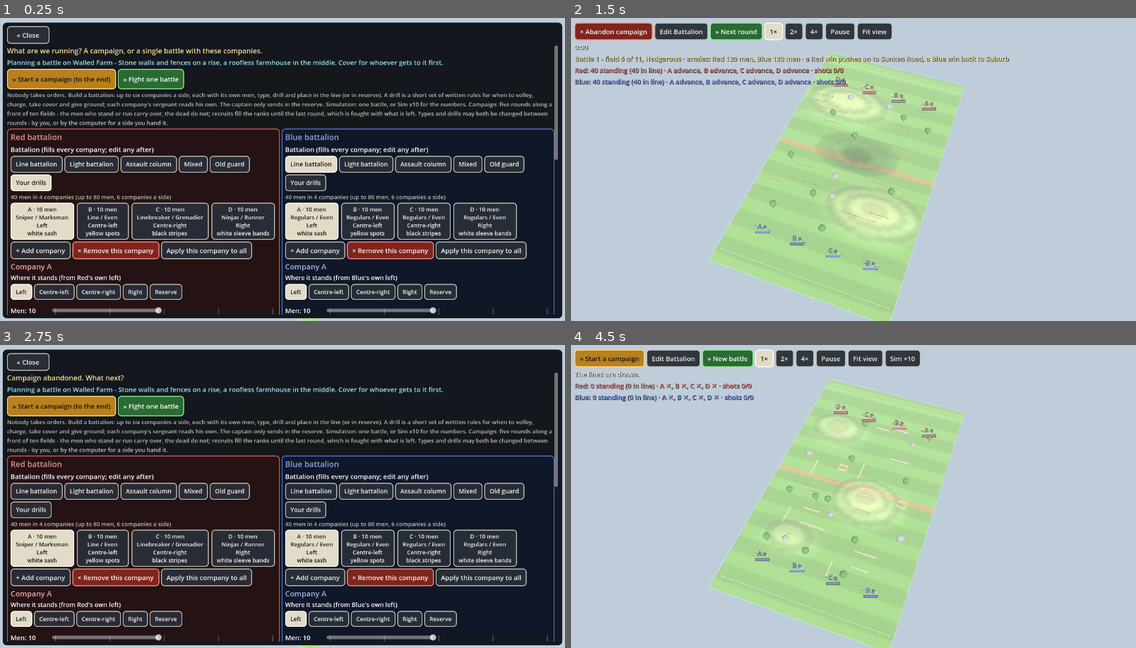
Above: before the commit, frames 1-4 (two rows, left to right).
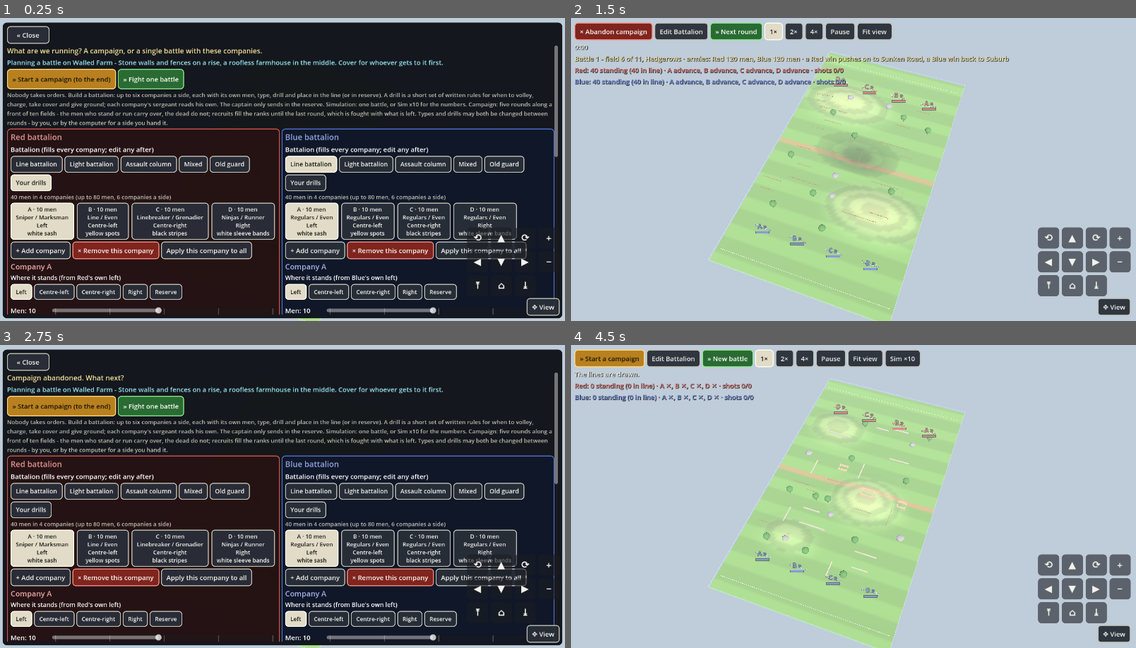
Above: after the commit, the same moments.

Repository: nathandunn/drillbook-bots
Game: Godot game, scene res://scenes/Main.tscn
Same seed, same stepped clock (60 frames per second), same inputs: the game is played once before the commit and once after it.
Inputs (mouse positions are in pixels of both pictures, inside the frame that each line leads up to):
- Up to frame 1 (0.25 s): no input
- Up to frame 2 (1.5 s): click (1119, 239) at 0.5 s, where only the run after the commit has a clickable "+"; click "» Start a campaign (to the en…" at 1.25 s
- Up to frame 3 (2.75 s): click "× Abandon campaign" at 2 s
- Up to frame 4 (4.5 s): click "» Start a campaign (to the en…" at 2.75 s; click "× Abandon campaign" at 3.5 s; click "» Fight one battle" at 4.25 s

The runs differ from the first frame. In frame 1, 0.6% of the frame differs, in the area x 82-100%, y 45-99%; in frame 2, 3.2%, in the area x 82-100%, y 68-99%; in frame 3, 0.6%; in frame 4, 3.2%.
Error before the commit: Out of bounds get index '1' (on base: 'Array') (res://scripts/main.gd:687)
Error after the commit: Out of bounds get index '1' (on base: 'Array') (res://scripts/main.gd:694)

Commit message:
Campaign option: 20-man companies (80 a side); camera pad (turn, tilt, zoom, pan, fit), mouse right/middle/shift-drag pan, two-finger pan
Co-Authored-By: Claude Opus 5.5 <noreply@anthropic.com>
Claude-Session: https://claude.ai/code/session_0151CJsskN2V3a8mXPF74qvd

Diff:
--- a/scripts/camera_rig.gd
+++ b/scripts/camera_rig.gd
@@ -1,6 +1,7 @@
 class_name CameraRig
 extends Node3D
-## Orbit camera. Drag (mouse or one finger) to turn and tilt, wheel or pinch to zoom.
+## Orbit camera. Drag (left mouse or one finger) to turn and tilt; right- or middle-drag, or
+## shift-drag, or two fingers to pan; wheel or pinch to zoom. The HUD's pad does the same.
 ## Until the viewer zooms by hand the rig keeps the *whole field* in frame at whatever angle
 ## they choose - the distance is solved each frame from the field's corners - so the first
 ## thing anyone does is pick their vantage, not hunt for the edges. "Fit" puts that back.
@@ -18,6 +19,7 @@
 var fit_all := true
 var _cam: Camera3D
 var _dragging := false
+var _panning := false
 var _touches := {}
 var _pinch_d := 0.0
 var _focus := Vector3(0, 0, 0)
@@ -43,6 +45,32 @@
 
 func refit() -> void:
 	fit_all = true
+	_focus = Vector3.ZERO
+
+
+## Turn about the focus (radians); tilt up or down.
+func rotate_view(d_yaw: float, d_pitch: float = 0.0) -> void:
+	yaw += d_yaw
+	pitch += d_pitch
+
+
+## Zoom: below 1 closer, above 1 further. Taking the zoom by hand ends whole-field fitting.
+func zoom_view(factor: float) -> void:
+	if fit_all:
+		fit_all = false
+	dist *= factor
+
+
+## Pan across the ground, in screen terms: +x right, +y away from the viewer. Metres scale
+## with the distance, so a pan feels the same close in or far out.
+func pan_view(screen: Vector2) -> void:
+	fit_all = false
+	var right := Vector3(cos(yaw), 0, -sin(yaw))
+	var away := Vector3(-sin(yaw), 0, -cos(yaw))
+	var k := dist * 0.0016
+	_focus += (right * screen.x + away * screen.y) * k
+	_focus.x = clampf(_focus.x, -Field.HALF_X - 10.0, Field.HALF_X + 10.0)
+	_focus.z = clampf(_focus.z, -Field.HALF_Z - 10.0, Field.HALF_Z + 10.0)
 
 
 func _basis() -> Basis:
@@ -100,8 +128,15 @@
 
 func _unhandled_input(event: InputEvent) -> void:
 	if event is InputEventMouseButton:
-		if event.button_index == MOUSE_BUTTON_LEFT or event.button_index == MOUSE_BUTTON_RIGHT:
+		if event.button_index == MOUSE_BUTTON_RIGHT or event.button_index == MOUSE_BUTTON_MIDDLE \
+				or (event.button_index == MOUSE_BUTTON_LEFT and event.pressed and event.shift_pressed):
+			_panning = event.pressed
+			_dragging = false
+			Input.set_default_cursor_shape(Input.CURSOR_DRAG if _panning else Input.CURSOR_MOVE)
+		elif event.button_index == MOUSE_BUTTON_LEFT:
 			_dragging = event.pressed
+			if not event.pressed:
+				_panning = false
 			# the field is grabbed and turned: a grab hand while dragging, the move cross otherwise
 			Input.set_default_cursor_shape(Input.CURSOR_DRAG if _dragging else Input.CURSOR_MOVE)
 		elif event.button_index == MOUSE_BUTTON_WHEEL_UP and event.pressed:
@@ -110,6 +145,8 @@
 		elif event.button_index == MOUSE_BUTTON_WHEEL_DOWN and event.pressed:
 			dist *= 1.1
 			fit_all = false
+	elif event is InputEventMouseMotion and _panning:
+		pan_view(Vector2(-event.relative.x, event.relative.y))
 	elif event is InputEventMouseMotion and _dragging:
 		yaw -= event.relative.x * 0.006
 		pitch += event.relative.y * 0.006
@@ -133,3 +170,5 @@
 				dist *= _pinch_d / maxf(d, 1.0)
 				fit_all = false
 			_pinch_d = d
+			# two fingers moving together pan (each drag event moves one finger: half the motion)
+			pan_view(Vector2(-event.relative.x, event.relative.y) * 0.5)
--- a/scripts/hud.gd
+++ b/scripts/hud.gd
@@ -64,6 +64,9 @@
 var _batch_btn: Button
 var _head_campaign_btn: Button
 var _field_chips := {}
+var campaign_men := 10        # men a company in the next campaign (10 or 20)
+var _men_chips := {}
+var cam: CameraRig = null
 var _field_help: Label = null
 
 
@@ -402,6 +405,25 @@
 	fnote.add_theme_font_size_override("font_size", 13)
 	fnote.add_theme_color_override("font_color", Color(0.75, 0.75, 0.7))
 	box.add_child(fnote)
+	var srow := HFlowContainer.new()
+	box.add_child(srow)
+	var sl := Label.new()
+	sl.text = "Companies in the campaign: "
+	sl.add_theme_font_size_override("font_size", 14)
+	srow.add_child(sl)
+	for men in [10, 20]:
+		var b := Button.new()
+		b.text = "%d men (%d a side)" % [men, men * 4]
+		b.toggle_mode = true
+		b.button_pressed = campaign_men == men
+		b.custom_minimum_size = Vector2(0, 36)
+		b.add_theme_font_size_override("font_size", 13)
+		b.pressed.connect(func():
+			campaign_men = men
+			for k in _men_chips:
+				_men_chips[k].button_pressed = k == men)
+		srow.add_child(b)
+		_men_chips[men] = b
 	var foot := HFlowContainer.new()
 	box.add_child(foot)
 	var fight := _button("» Fight with these companies")
@@ -944,6 +966,7 @@
 
 
 func _process(delta: float) -> void:
+	_pad_tick(delta)
 	if _dbg_label != null:
 		_update_debug(delta)
 	_tick -= delta
@@ -1456,3 +1479,86 @@
 	l.autowrap_mode = TextServer.AUTOWRAP_WORD_SMART
 	l.size_flags_horizontal = Control.SIZE_EXPAND_FILL
 	g.add_child(l)
+
+
+# ---------------------------------------------------------------- the camera pad
+
+## Hold a button to keep turning, panning or zooming; ⌂ fits the whole field again.
+var _pad_hold := {}          # button id -> held
+var _pad_box: Control = null
+
+
+func build_cam_pad() -> void:
+	var holder := VBoxContainer.new()
+	holder.set_anchors_preset(Control.PRESET_BOTTOM_RIGHT)
+	holder.grow_horizontal = Control.GROW_DIRECTION_BEGIN
+	holder.grow_vertical = Control.GROW_DIRECTION_BEGIN
+	holder.position = Vector2(-12, -12)
+	holder.alignment = BoxContainer.ALIGNMENT_END
+	_root.add_child(holder)
+	var toggle := _button("✥ View")
+	toggle.custom_minimum_size = Vector2(0, 40)
+	toggle.size_flags_horizontal = Control.SIZE_SHRINK_END
+	var grid := GridContainer.new()
+	grid.columns = 4
+	grid.add_theme_constant_override("h_separation", 6)
+	grid.add_theme_constant_override("v_separation", 6)
+	holder.add_child(grid)
+	holder.add_child(toggle)
+	_pad_box = grid
+	toggle.pressed.connect(func(): grid.visible = not grid.visible)
+	var cells := [
+		["rot_l", "⟲", "Turn left"], ["pan_u", "▲", "Pan away"], ["rot_r", "⟳", "Turn right"], ["zoom_in", "+", "Zoom in"],
+		["pan_l", "◀", "Pan left"], ["pan_d", "▼", "Pan toward"], ["pan_r", "▶", "Pan right"], ["zoom_out", "−", "Zoom out"],
+		["tilt_u", "⤒", "Look down more"], ["fit", "⌂", "Fit the whole field"], ["tilt_d", "⤓", "Look along the ground"], ["", "", ""],
+	]
+	for c in cells:
+		if c[0] == "":
+			grid.add_child(Control.new())
+			continue
+		var b := Button.new()
+		b.text = c[1]
+		b.tooltip_text = c[2]
+		b.custom_minimum_size = Vector2(48, 48)
+		b.add_theme_font_size_override("font_size", 22)
+		b.focus_mode = Control.FOCUS_NONE
+		var sb := StyleBoxFlat.new()
+		sb.bg_color = Color(0.1, 0.11, 0.13, 0.6)
+		sb.set_corner_radius_all(8)
+		b.add_theme_stylebox_override("normal", sb)
+		var id: String = c[0]
+		if id == "fit":
+			b.pressed.connect(func(): fit_requested.emit())
+		else:
+			b.button_down.connect(func(): _pad_hold[id] = true)
+			b.button_up.connect(func(): _pad_hold.erase(id))
+		grid.add_child(b)
+	_cursor_for_tree(holder)
+
+
+func _pad_tick(delta: float) -> void:
+	if cam == null or _pad_hold.is_empty():
+		return
+	var rate := delta / maxf(Engine.time_scale, 0.001)   # the pad runs on real time, not battle time
+	for id in _pad_hold:
+		match id:
+			"rot_l":
+				cam.rotate_view(1.4 * rate)
+			"rot_r":
+				cam.rotate_view(-1.4 * rate)
+			"tilt_u":
+				cam.rotate_view(0.0, 0.8 * rate)
+			"tilt_d":
+				cam.rotate_view(0.0, -0.8 * rate)
+			"zoom_in":
+				cam.zoom_view(1.0 - 0.9 * rate)
+			"zoom_out":
+				cam.zoom_view(1.0 + 0.9 * rate)
+			"pan_l":
+				cam.pan_view(Vector2(-500.0, 0.0) * rate)
+			"pan_r":
+				cam.pan_view(Vector2(500.0, 0.0) * rate)
+			"pan_u":
+				cam.pan_view(Vector2(0.0, 500.0) * rate)
+			"pan_d":
+				cam.pan_view(Vector2(0.0, -500.0) * rate)
--- a/scripts/main.gd
+++ b/scripts/main.gd
@@ -20,9 +20,9 @@
 # having nobody left
 const FRONT_LEN := 11
 const ARMY_COMPANIES := 12
-const COMPANY_MEN := 10
+var COMPANY_MEN := 10   # men a company in the campaign: 10 (40 a side) or 20 (80 a side), set at its start
 const FIGHTING := 4
-const MERGE_BELOW := 3   # a company with fewer men than this joins another
+var MERGE_BELOW := 3   # a company with fewer men than this joins another (3 at 10 a company, 5 at 20)
 const ROUND_CAP := 30
 const ARMY_NAMES := ["A", "B", "C", "D", "E", "F", "G", "H", "I", "J", "K", "L"]
 var front: Array[String] = []
@@ -142,10 +142,13 @@
 		manager.time_limit = 420.0   # nothing runs forever on a screen either
 	_setup_ui_scale()
 	cam = CameraRig.new()
+	cam.name = "CameraRig"
 	add_child(cam)
 	hud = Hud.new()
 	add_child(hud)
 	hud.setup(manager)
+	hud.cam = cam
+	hud.build_cam_pad()
 	hud.set_plan(0, field.layout_name)
 	hud.mark_field(field.layout_name)
 	hud.new_match_requested.connect(func():
@@ -183,6 +186,8 @@
 		set_sim_speed(20.0)
 	if args.has("campaign"):
 		# --ui --campaign: a whole campaign, headless, rounds chained automatically
+		if args.has("men"):
+			hud.campaign_men = int(args["men"])
 		_start_campaign()
 		return
 	if args.has("batch"):
@@ -422,6 +427,8 @@
 	campaign_rounds.clear()
 	campaign_rosters = [[], []]
 	manager.rosters = [[], []]
+	COMPANY_MEN = int(hud.campaign_men)
+	MERGE_BELOW = 3 if COMPANY_MEN <= 10 else 5
 	# the front: eleven of the thirteen fields, in a random order, the fight opening in the middle
 	var pool: Array = Field.ALL_FIELDS.duplicate()
 	pool.shuffle()
